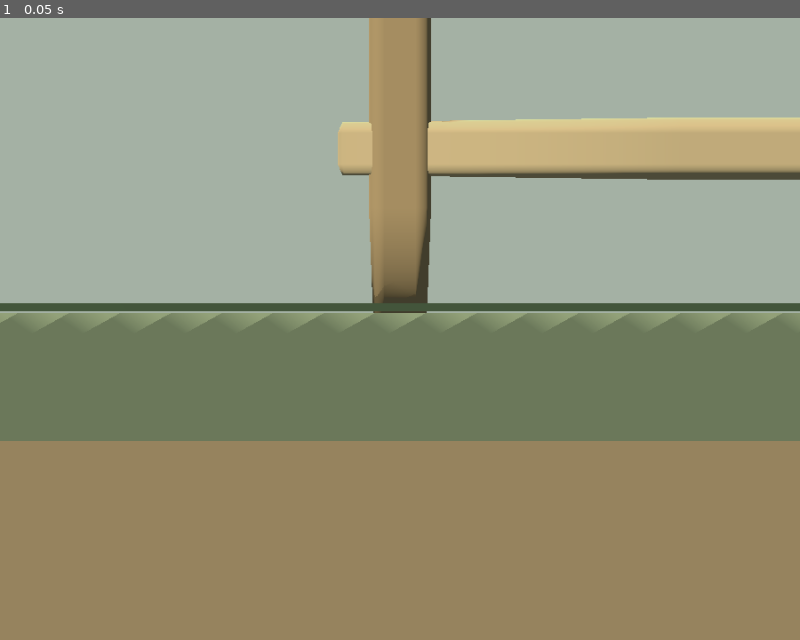
Above: before the commit, frame 1.
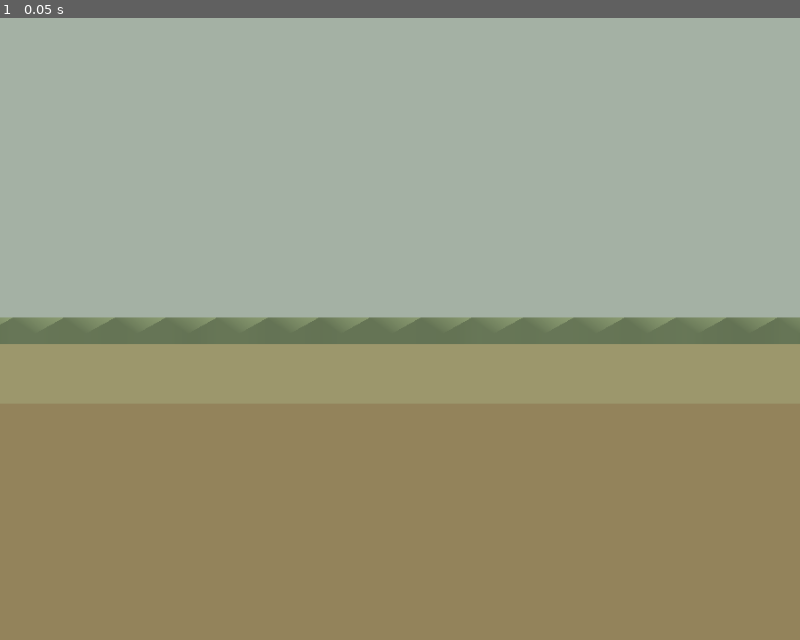
Above: after the commit, the same moment.

Repository: apps-skymesh/tuvlo-world
Game: Godot game, scene res://scenes/homestead.tscn
Two runs of this game, one before a commit and one after it. Both use one fixed random seed, a clock stepped at 60 frames per second and the inputs below.
Inputs:
- Up to frame 1 (0.05 s): no input

The runs differ from the first frame. In frame 1, 26% of the frame differs, in the area x 0-100%, y 0-69%.

Commit message:
Align World land expansions and blend owned turf
Move legacy plots/buildings onto the 2x2 lattice around the 4x4 start,
retaining immutable receipts and preventing repeated coordinate shifts.
Join owned terrain with natural world-space grass; rebuild both packs/icons.

Verified b86dcbc plus frozen source hash 00d14bfd8b3aab0213e032d0f19ec7f912ace12899963b3ab0e60f09248454da:
840 unit passed, 2 existing skips; Release compile and 4 smoke UI passed.
68 focused model and 4 World UI passed; Godot runtime failures=0.
Tuvlo Pre-Push iPhone 17 Pro / iOS 27.0 (24A434).
Physical performance, live older-client sync and minimum OS not run.

Diff:
--- a/Godot/scripts/items.gd
+++ b/Godot/scripts/items.gd
@@ -7,11 +7,11 @@
 const EXPANSION_PLOTS=2
 const BASE_BOUNDS=Rect2i(0,0,20,20)
 const WORLD_BOUNDS=Rect2i(-10,-10,40,30)
-const LAND_BOUNDS={"west":Rect2i(-10,5,10,10),"east":Rect2i(20,5,10,10),"north":Rect2i(5,-10,10,10)}
+const LAND_BOUNDS={"west":Rect2i(-10,0,10,10),"east":Rect2i(20,0,10,10),"north":Rect2i(0,-10,10,10)}
 const BASE_LAND_SIZE=Vector2(20.7,20.7)
 const BASE_LAND_CENTER=Vector3(1,0,2)
 const PLOT_SIZE=Vector2(10.5,10.5)
-const LAND_CENTERS={"north":Vector3(1,0,-13),"east":Vector3(16,0,2),"west":Vector3(-14,0,2)}
+const LAND_CENTERS={"north":Vector3(-4,0,-13),"east":Vector3(16,0,-3),"west":Vector3(-14,0,-3)}
 
 const DEFINITIONS={
 	"windmill":{"title":"Windmill","size":Vector2i(3,3),"blocks":true,"height":4.1,"color":"d9c8a5"},
--- a/Godot/scripts/meadow.gdshader
+++ b/Godot/scripts/meadow.gdshader
@@ -1,6 +1,7 @@
 shader_type spatial;
 render_mode specular_disabled;
-uniform vec4 grass_color : source_color = vec4(0.47, 0.67, 0.34, 1.0);
+uniform vec4 grass_color : source_color = vec4(0.53, 0.67, 0.39, 1.0);
+uniform float dormant : hint_range(0.0, 1.0) = 0.0;
 varying vec3 world_point;
 float hash(vec2 p) { return fract(sin(dot(p, vec2(127.1,311.7))) * 43758.5453); }
 float noise(vec2 p) {
@@ -10,7 +11,17 @@
 }
 void vertex() { world_point=(MODEL_MATRIX*vec4(VERTEX,1.0)).xyz; }
 void fragment() {
-    float variation=noise(world_point.xz*0.48)*0.10+noise(world_point.xz*5.0)*0.025;
-    ALBEDO=grass_color.rgb*(0.95+variation);
+    vec2 ground = world_point.xz;
+    vec2 drift = vec2(noise(ground * 0.13), noise(ground * 0.13 + vec2(31.4, 7.2)));
+    float broad = noise(ground * 0.24 + drift * 1.8);
+    float mottling = noise(ground * 0.85 + drift * 2.4);
+    float detail = noise(vec2(ground.x * 24.0 + ground.y * 3.0, ground.y * 9.0));
+    float detail_visibility = 1.0 - smoothstep(0.04, 0.18, length(fwidth(ground)));
+    vec3 cool = grass_color.rgb * vec3(0.88, 0.96, 0.91);
+    vec3 warm = grass_color.rgb * vec3(1.08, 1.03, 0.96);
+    vec3 grass = mix(cool, warm, smoothstep(0.15, 0.85, broad));
+    grass *= 0.96 + mottling * 0.08 + (detail - 0.5) * 0.035 * detail_visibility;
+    vec3 quiet = mix(grass, vec3(dot(grass, vec3(0.299, 0.587, 0.114))), 0.62) * 0.90;
+    ALBEDO = mix(grass, quiet, dormant);
     ROUGHNESS=1.0;
 }
--- a/Godot/scripts/presentation.gd
+++ b/Godot/scripts/presentation.gd
@@ -102,27 +102,38 @@
 	visual_revision+=1
 	refresh_grid()
 
-func plot_seams(root: Node3D, plots: int, color: String):
-	var span=float(plots*HomesteadItems.SQUARES_PER_PLOT)
-	for line in range(1,plots):
-		var offset=-span/2+line*HomesteadItems.SQUARES_PER_PLOT
-		HomesteadMesh.box(root,Vector3(offset,0.035,0),Vector3(0.035,0.012,span-0.2),color,0)
-		HomesteadMesh.box(root,Vector3(0,0.035,offset),Vector3(span-0.2,0.012,0.035),color,0)
+# Owned regions form one surface: there is no colored tile or raised seam at
+# purchase boundaries. The shader samples world coordinates across all land.
+func land_outline(bounds: Rect2i) -> PackedVector2Array:
+	var corner=HomesteadItems.cell_center(bounds.position)-Vector3(0.5,0,0.5)
+	return PackedVector2Array([Vector2(corner.x,corner.z),Vector2(corner.x+bounds.size.x,corner.z),Vector2(corner.x+bounds.size.x,corner.z+bounds.size.y),Vector2(corner.x,corner.z+bounds.size.y)])
+
+func terrain_surface(parent: Node3D, outline: PackedVector2Array, dormant=false):
+	var soil=Geometry2D.offset_polygon(outline,0.3,Geometry2D.JOIN_ROUND)
+	var rim=Geometry2D.offset_polygon(outline,0.12,Geometry2D.JOIN_ROUND)
+	for shape in soil: HomesteadMesh.polygon_slab(parent,shape,-0.12,-0.9,"bda782")
+	for shape in rim: HomesteadMesh.polygon_slab(parent,shape,-0.025,-0.25,"c8bc95")
+	var lawn=HomesteadMesh.polygon_slab(parent,outline,0.018,-0.06,"a9ba89")
+	var grass=ShaderMaterial.new()
+	grass.shader=preload("res://scripts/meadow.gdshader")
+	grass.set_shader_parameter("dormant",1.0 if dormant else 0.0)
+	lawn.material_override=grass
+	lawn.set_meta("continuous_grass",true)
+	lawn.set_meta("ground_outline",outline)
 
 func build_island():
 	var clearing=Node3D.new()
 	clearing.name="StartingLand"
 	land_root.add_child(clearing)
-	clearing.position=HomesteadItems.BASE_LAND_CENTER
-	HomesteadMesh.polygon_slab(clearing,HomesteadMesh.rounded_outline(20.7,20.7,0.35),-0.18,-0.9,"c1a785")
-	HomesteadMesh.polygon_slab(clearing,HomesteadMesh.rounded_outline(20.45,20.45,0.3),-0.07,-0.4,"d9c7a0")
-	HomesteadMesh.polygon_slab(clearing,HomesteadMesh.rounded_outline(20.3,20.3,0.25),0,-0.19,"9caf7c")
-	var lawn=HomesteadMesh.polygon_slab(clearing,HomesteadMesh.rounded_outline(20.12,20.12,0.2),0.018,-0.05,"a9ba89")
-	var meadow=ShaderMaterial.new()
-	meadow.shader=preload("res://scripts/meadow.gdshader")
-	lawn.material_override=meadow
-	plot_seams(clearing,HomesteadItems.STARTER_PLOTS,"9eaf80")
-	# Terrain is visible before purchase; only the host can activate its cells.
+	var outline=land_outline(HomesteadItems.BASE_BOUNDS)
+	for side in data.land_sides:
+		var merged=Geometry2D.merge_polygons(outline,land_outline(HomesteadItems.LAND_BOUNDS[side]))
+		if merged.size()==1: outline=merged[0]
+	# Round only the outside shoreline, never the former purchase seams.
+	for inset in Geometry2D.offset_polygon(outline,-0.16,Geometry2D.JOIN_ROUND):
+		for softened in Geometry2D.offset_polygon(inset,0.16,Geometry2D.JOIN_ROUND):
+			terrain_surface(clearing,softened)
+	# Locked land stays distinct and unbuildable; purchasing joins it seamlessly.
 	for side in HomesteadItems.LAND_CENTERS:
 		var available=side in data.land_sides
 		var patch=Node3D.new()
@@ -130,13 +141,11 @@
 		patch.set_meta("available",available)
 		land_root.add_child(patch)
 		patch.position=HomesteadItems.LAND_CENTERS[side]
-		HomesteadMesh.polygon_slab(patch,HomesteadMesh.rounded_outline(HomesteadItems.PLOT_SIZE.x,HomesteadItems.PLOT_SIZE.y,0.35),-0.18,-0.9,"c1a785")
-		HomesteadMesh.polygon_slab(patch,HomesteadMesh.rounded_outline(10.12,10.12,0.2),0.025,-0.2,"a9ba89" if available else "929b80")
-		plot_seams(patch,HomesteadItems.EXPANSION_PLOTS,"9eaf80" if available else "bcc0a4")
 		if available:
 			if side=="west": meadow_border(patch)
 			if side=="east": waterside_bank(patch)
 		else:
+			terrain_surface(patch,HomesteadMesh.rounded_outline(10.0,10.0,0.14),true)
 			var gate=Node3D.new()
 			patch.add_child(gate)
 			gate.position=Vector3(0,0,4.85) if side=="north" else Vector3(-4.85 if side=="east" else 4.85,0,0)
@@ -145,9 +154,8 @@
 				HomesteadMesh.box(gate,Vector3(x,0.39,0),Vector3(0.10,0.78,0.10),"a18b6b",0.025)
 			for y in [0.29,0.60]:
 				HomesteadMesh.box(gate,Vector3(0,y,0),Vector3(2.2,0.10,0.09),"b8a482",0.025)
-			for x in [-2.5,2.5]:
-				for z in [-2.5,2.5]:
-					HomesteadMesh.ellipsoid(patch,Vector3(x,0.12,z),Vector3(0.5,0.22,0.4),"7e8b6e")
+			for point in [Vector2(-3.1,-2.3),Vector2(2.7,-1.8),Vector2(-1.8,3.2)]:
+				HomesteadMesh.ellipsoid(patch,Vector3(point.x,0.12,point.y),Vector3(0.5,0.22,0.4),"7e8b6e")
 		HomesteadStaticBatcher.consolidate(patch,[])
 
 func make_item(kind: String,rotation: int,ghost=false,style=0) -> Node3D:
--- a/Godot/tests/runtime_tests.gd
+++ b/Godot/tests/runtime_tests.gd
@@ -49,13 +49,13 @@
  scene.navigation.view_direction=Vector3(sin(0.25),0,cos(0.25))
 
  scene.data.land_sides.append("east")
- scene.data.inventory["edge-flower"]={"id":"edge-flower","kind":"flowers","cell":Vector2i(28,14),"rotation":0,"style":0}
+ scene.data.inventory["edge-flower"]={"id":"edge-flower","kind":"flowers","cell":Vector2i(28,9),"rotation":0,"style":0}
  scene.receive_host_json(JSON.stringify({"version":1,"session":"test-child-session","type":"select","payload":{"id":"edge-flower"}}))
  scene.receive_host_json(JSON.stringify({"version":1,"session":"test-child-session","type":"nudge","payload":{"x":1}}))
- check(scene.preview_cell==Vector2i(29,14) and scene.data.placement_error("flowers",scene.preview_cell,0)=="","Nudging reaches the last usable square of the expanded waterside")
+ check(scene.preview_cell==Vector2i(29,9) and scene.data.placement_error("flowers",scene.preview_cell,0)=="","Nudging reaches the last usable square of the expanded waterside")
  scene._process(1.0/60)
- scene.point_at(scene.camera.unproject_position(HomesteadItems.cell_center(Vector2i(40,14))))
- check(scene.preview_cell==Vector2i(29,14),"Dragging beyond the map keeps the preview within the host's accepted coordinate range")
+ scene.point_at(scene.camera.unproject_position(HomesteadItems.cell_center(Vector2i(40,9))))
+ check(scene.preview_cell==Vector2i(29,9),"Dragging beyond the map keeps the preview within the host's accepted coordinate range")
  scene.receive_host_json(JSON.stringify({"version":1,"session":"test-child-session","type":"cancel","payload":{}}))
  scene.data.inventory.erase("edge-flower")
  scene.data.land_sides.erase("east")
@@ -63,6 +63,7 @@
  for side in HomesteadItems.LAND_BOUNDS:
   var bounds: Rect2i=HomesteadItems.LAND_BOUNDS[side]
   check(bounds.size==Vector2i(10,10),"Every expansion has 2x2 five-square plots")
+  check(bounds.position.x%10==0 and bounds.position.y%10==0,"Expansions align to a shared 2x2-plot lattice without one-plot gaps")
   check(not scene.data.buildable(bounds.position),"Merely displaying a large extension grants no land")
  check(scene.unowned_land_at(Vector2i(8,-8))=="north","The future northern plot is inspectable on the map")
  # Rendering future terrain must never make it navigable or placeable.
@@ -85,9 +86,18 @@
  check(scene.presentation.land_root.get_node("Land_east").get_meta("available")==true,"An authoritative activation updates its visual state")
  check(scene.navigation.open(Vector2i(21,7)),"Only an authoritative active plot becomes navigable")
  check(scene.unowned_land_at(Vector2i(21,7))=="","Owned waterside is no longer a purchase target")
+ var lawns=scene.presentation.land_root.get_node("StartingLand").get_children().filter(func(node): return node.get_meta("continuous_grass",false))
+ check(lawns.size()==1,"Purchased land joins the clearing as one continuous grass surface")
+ if lawns.size()==1:
+  var outline: PackedVector2Array=lawns[0].get_meta("ground_outline")
+  for square in [Vector2i(0,0),Vector2i(19,19),Vector2i(20,0),Vector2i(29,9)]:
+   var point=HomesteadItems.cell_center(square)
+   check(Geometry2D.is_point_in_polygon(Vector2(point.x,point.z),outline),"The joined turf covers every owned corner without a grass seam or hole")
+  var locked=HomesteadItems.cell_center(Vector2i(8,-2))
+  check(not Geometry2D.is_point_in_polygon(Vector2(locked.x,locked.z),outline),"Unbought North remains outside the active grass surface")
  check(scene.presentation.land_root.get_node_or_null("Land_east/WatersideStream")!=null,"Owned waterside reveals its authored stream")
  for x in range(20,30):
-  for z in range(5,15):
+  for z in range(0,10):
    check(scene.navigation.open(Vector2i(x,z)),"The whole dry bank stays usable")
  check(not scene.navigation.path(HomesteadItems.cell_center(Vector2i(17,7)),HomesteadItems.cell_center(Vector2i(21,7))).is_empty(),"Residents can reach the bank from the original clearing")
  check(not scene.navigation.open(Vector2i(8,-2)),"Waterside never opens north")
